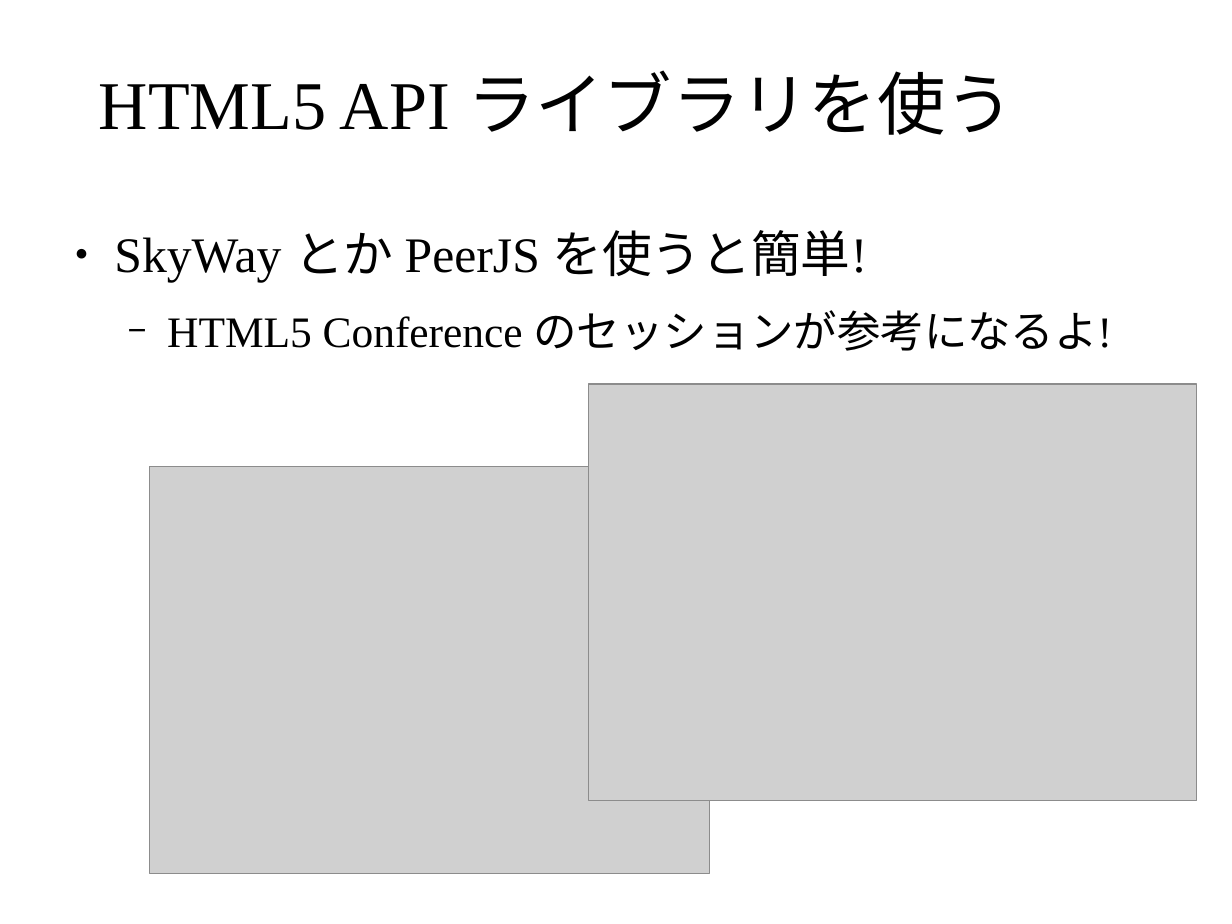
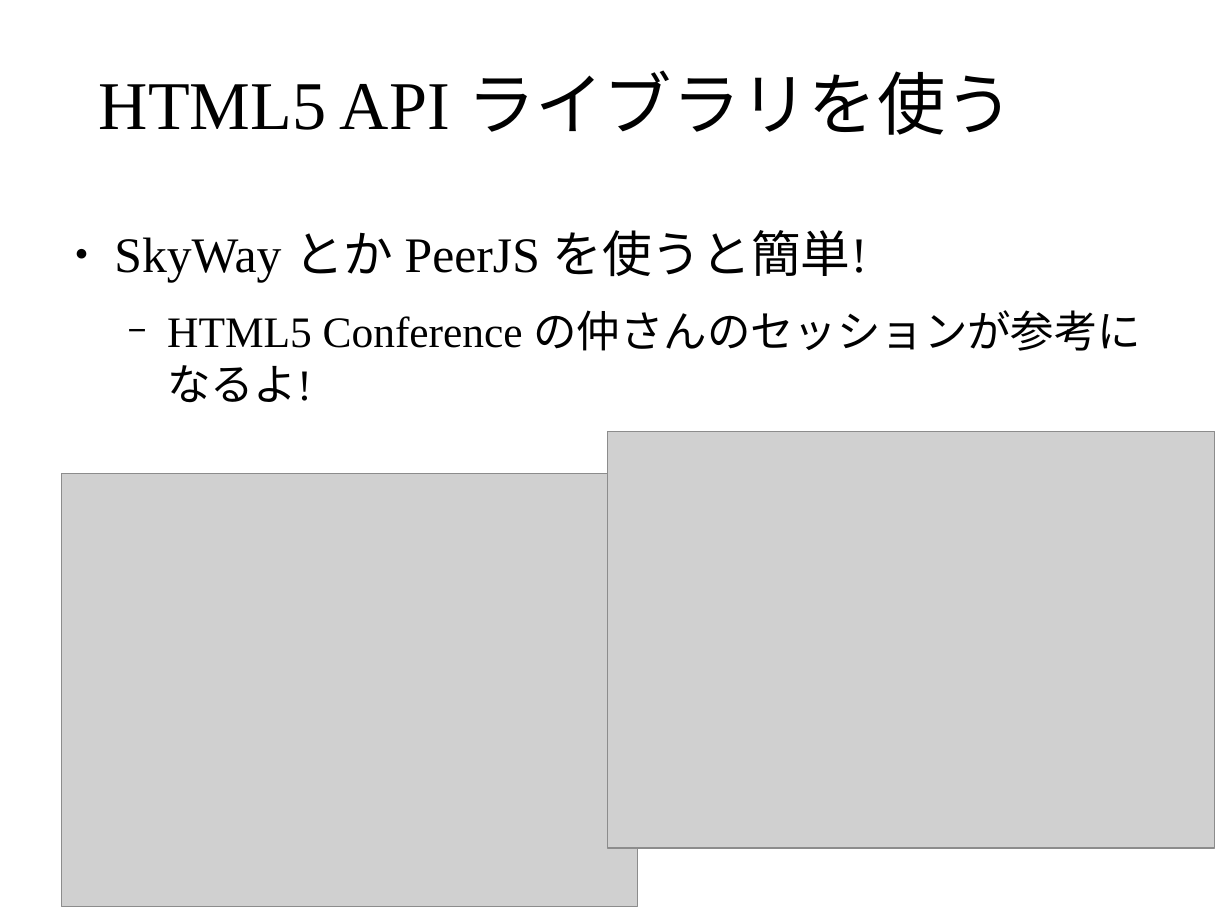
Before and after one commit to masakura/slides, a slide deck: slide 42 of html5jk#1/slide2.odp (slide 40 before the commit). Drawn at 1232x924 pixels with LibreOffice and Linux fonts; fonts in the diff are those of the drawing; grey boxes stand for pictures; background and template pictures are left out. Boxes give left, top, right and bottom in pixels: in the first picture for what was removed or moved away, otherwise in the second. Text is boxed around its words. In the diff, an @@ line names an element or a change of style, - is before the commit and + after.

Commit message:
スライドにいろいろ追加

```diff
--- a/html5jk#1/slide2.odp
+++ b/html5jk#1/slide2.odp
@@ text at (167,310,1142,403): text changed @@
-  − HTML5 Conference のセッションが参考になるよ!
+  − HTML5 Conference の仲さんのセッションが参考になるよ!
@@ picture: place and size @@
-picture at (589,385,1197,802)
+picture at (607,432,1215,849)
@@ picture: place and size @@
-picture at (150,466,710,873)
+picture at (61,474,637,907)
```
Also in this commit, not shown: 9 other slides changed, 4 slides added, 2 other files.
